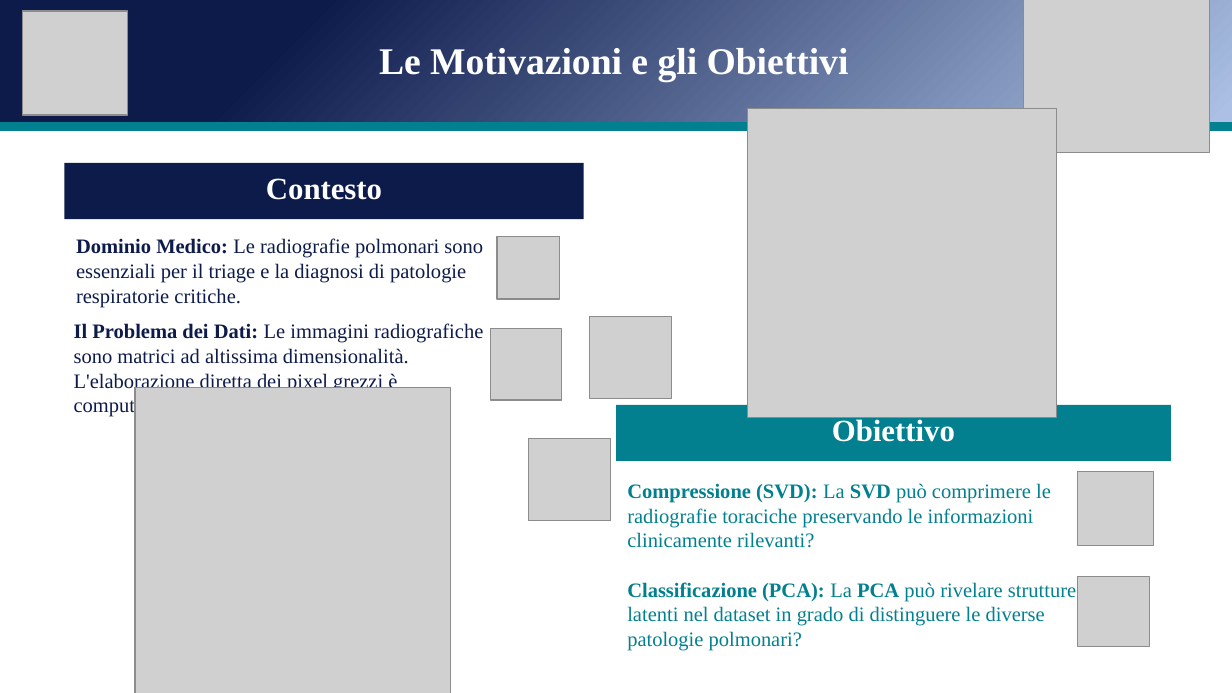
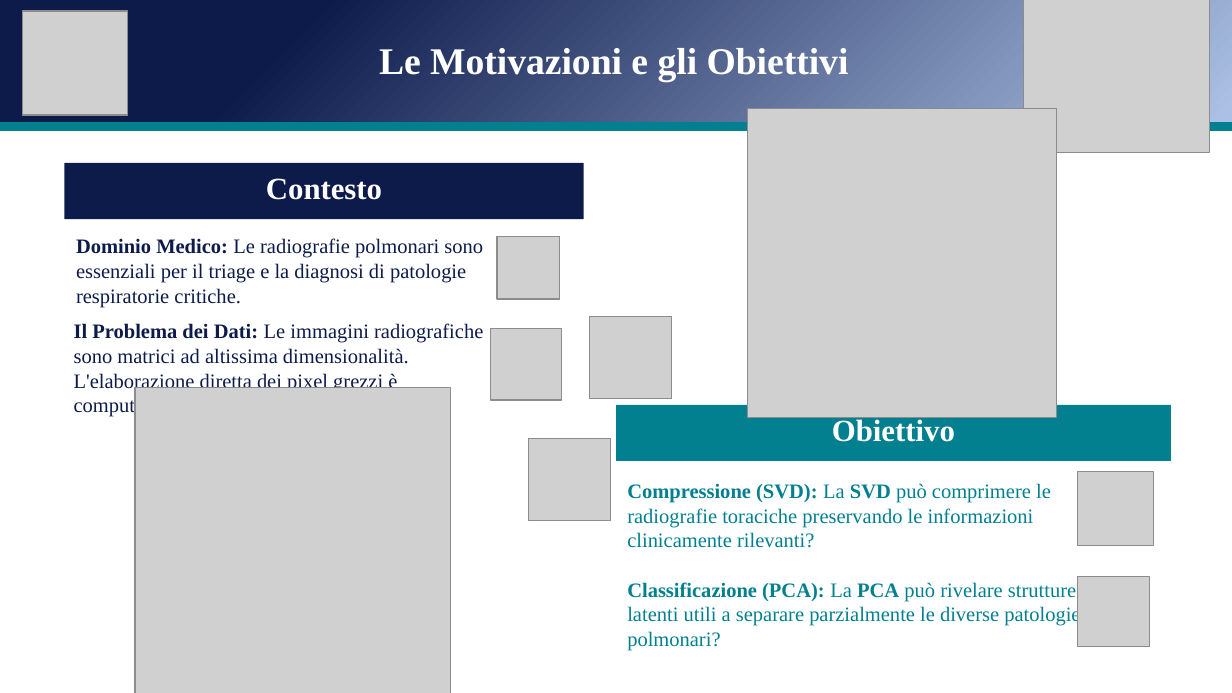
Before and after one commit to andreapatruno1/Image-Compression-and-Analysis, a slide deck: slide 2 of docs/SVD e PCA per l'analisi di immagini mediche.pptx. Drawn at 1232x693 pixels with LibreOffice and Linux fonts; fonts in the diff are those of the drawing; grey boxes stand for pictures. Boxes give left, top, right and bottom in pixels: in the first picture for what was removed or moved away, otherwise in the second. Text is boxed around its words. In the diff, an @@ line names an element or a change of style, - is before the commit and + after.

```diff
--- a/docs/SVD e PCA per l'analisi di immagini mediche.pptx
+++ b/docs/SVD e PCA per l'analisi di immagini mediche.pptx
@@ text at box(627, 582, 1080, 651): text changed @@
-Classificazione (PCA): La PCA può rivelare strutture latenti nel dataset in grado di distinguere le diverse patologie polmonari?
+Classificazione (PCA): La PCA può rivelare strutture latenti utili a separare parzialmente le diverse patologie polmonari?
```
Also in this commit, not shown: 11 other slides changed, 9 other files.
